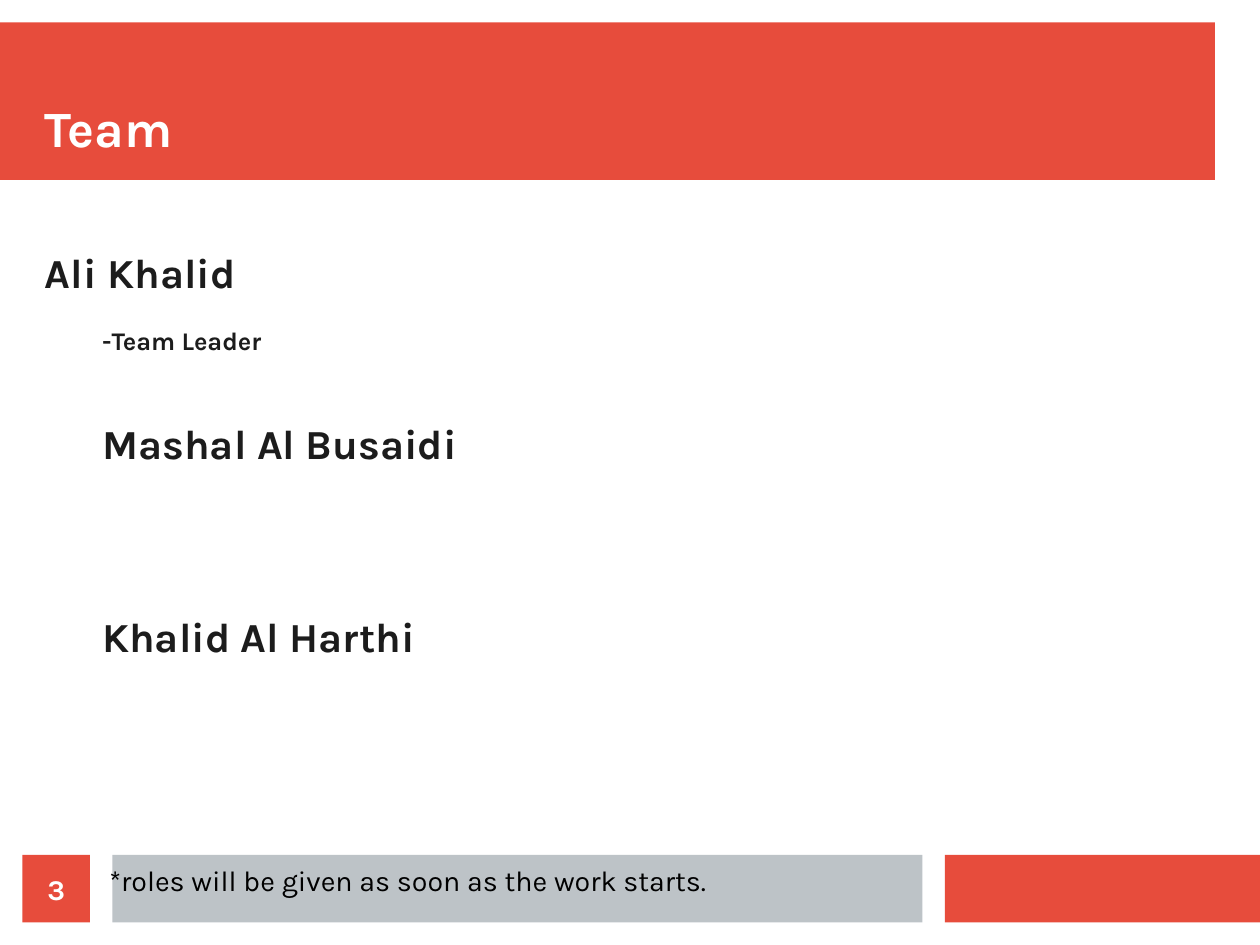
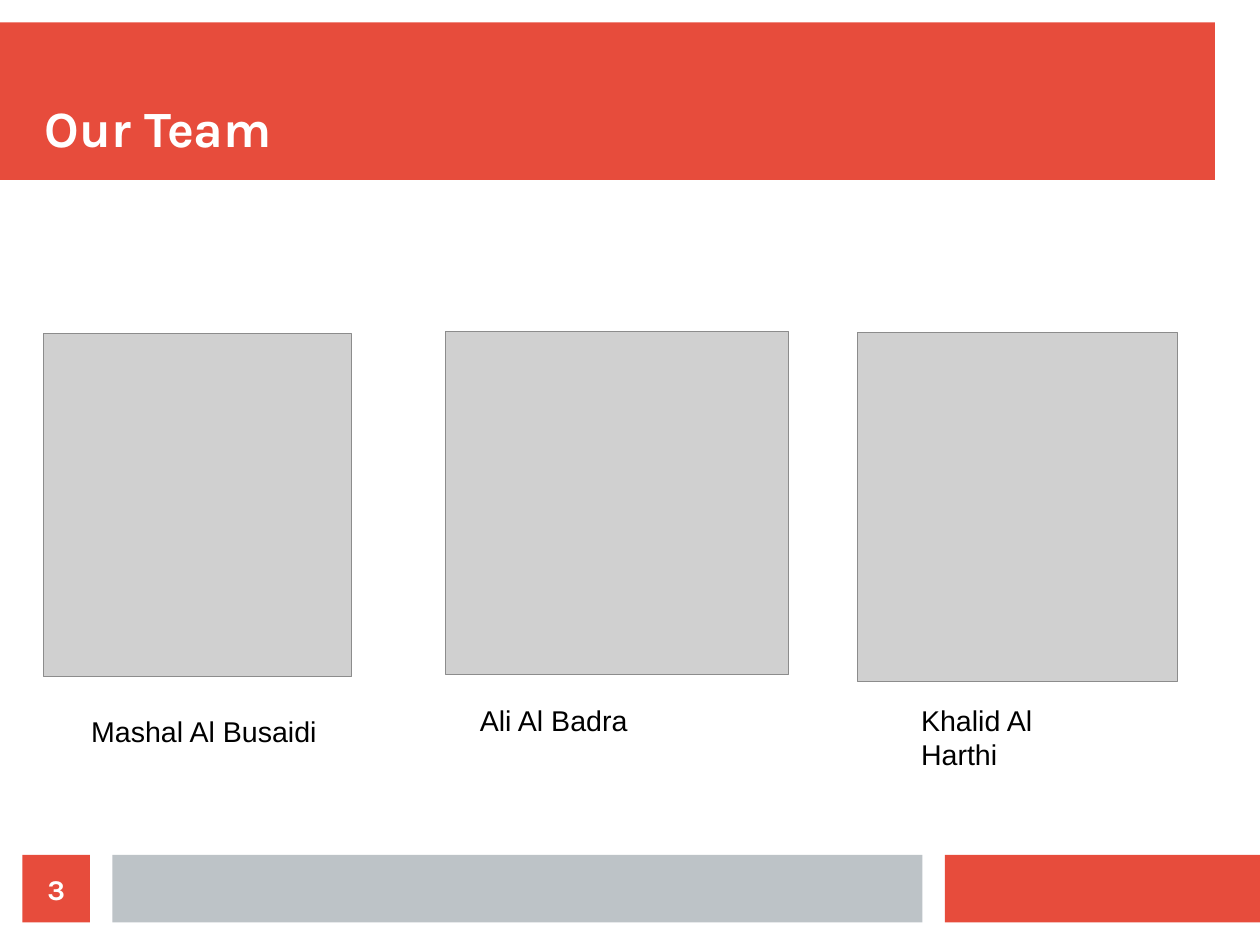
Before and after one commit to Aliii98/osoc19, a slide deck: slide 3 of OSOC-proposal-bigdata.odp. Drawn at 1260x945 pixels with LibreOffice and Linux fonts; fonts in the diff are those of the drawing; grey boxes stand for pictures. Boxes give left, top, right and bottom in pixels: in the first picture for what was removed or moved away, otherwise in the second. Text is boxed around its words. In the diff, an @@ line names an element or a change of style, - is before the commit and + after.

```diff
--- a/OSOC-proposal-bigdata.odp
+++ b/OSOC-proposal-bigdata.odp
@@ title at (45, 113, 272, 148): text changed @@
-Team
+Our Team
@@ text removed at (45, 258, 457, 653) @@
-Ali Khalid
-    -Team Leader
-Mashal Al Busaidi
-Khalid Al Harthi
@@ picture added at (43, 334, 352, 677) @@
@@ picture added at (446, 332, 789, 675) @@
@@ picture added at (858, 333, 1178, 683) @@
@@ text added at (480, 710, 627, 732), 18 pt, text #000000 @@
+Ali Al Badra
@@ text added at (921, 710, 1032, 766), 18 pt, text #000000 @@
+Khalid Al Harthi
@@ text added at (91, 721, 317, 743), 18 pt, text #000000 @@
+Mashal Al Busaidi
@@ text removed at (109, 865, 706, 898) @@
-*roles will be given as soon as the work starts.
```
Also in this commit, not shown: 5 other slides changed, 1 slide added, 1 slide removed.
